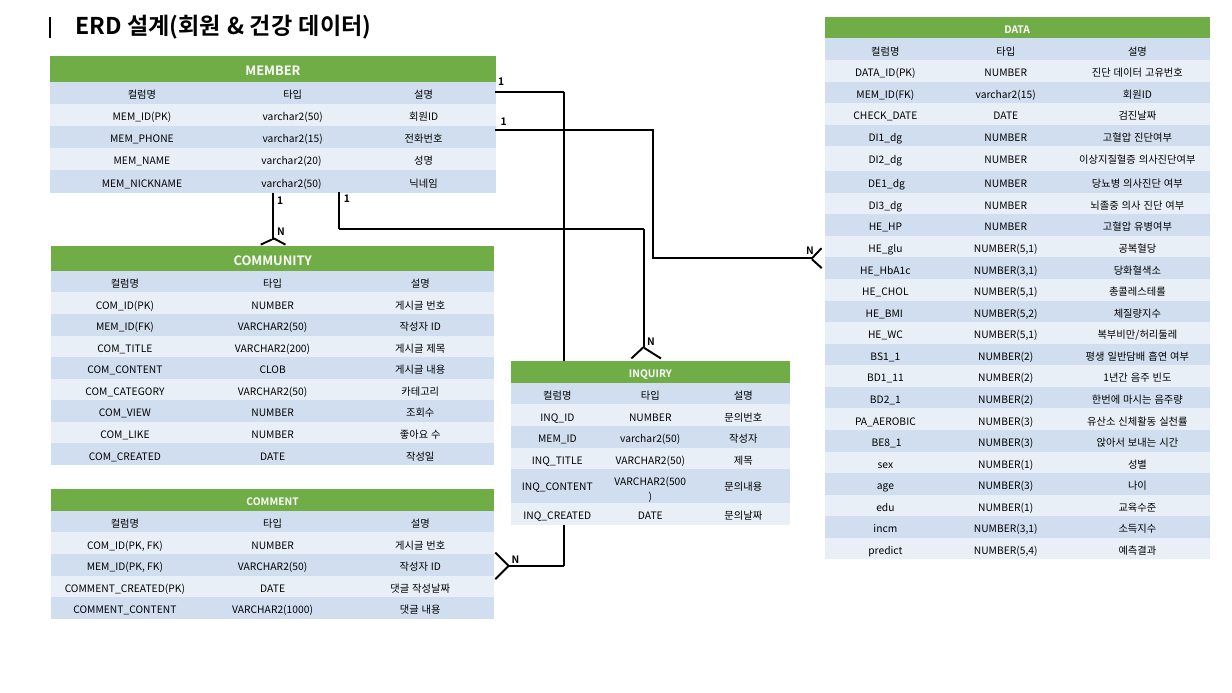
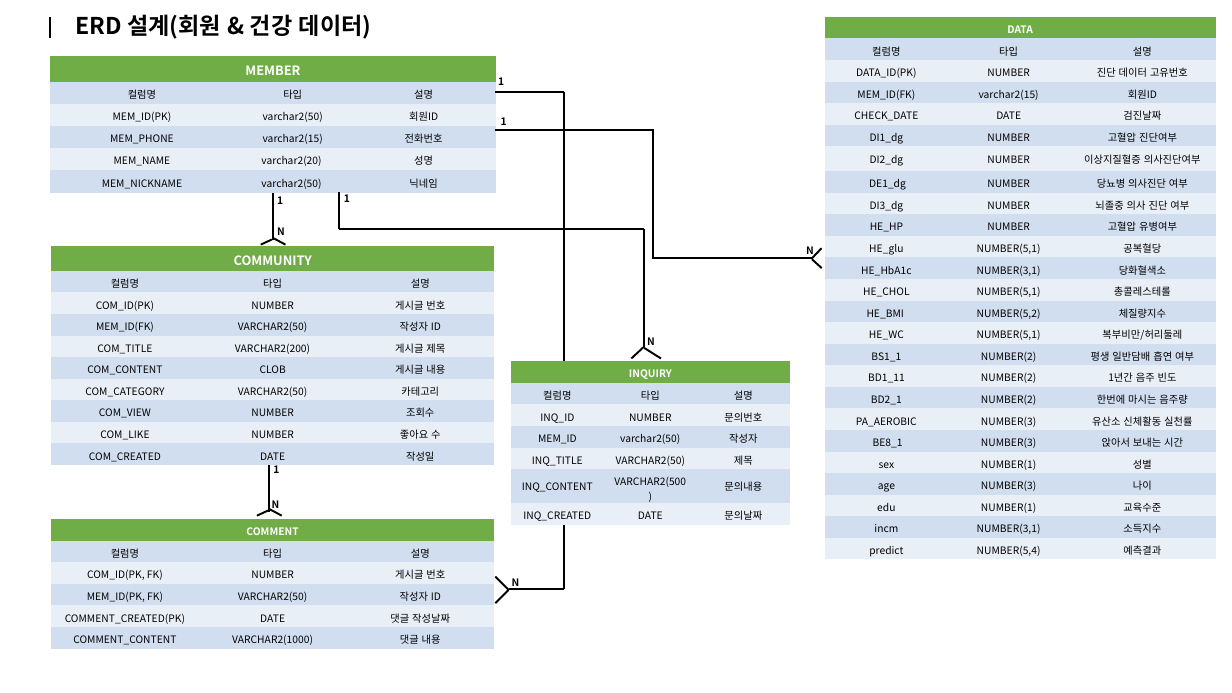
Before and after one commit to seongjun5517/PKNU_Project2, a slide deck: slide 1 of Project2_1/DB산출물/05_ERD.pptx. Drawn at 1232x693 pixels with LibreOffice and Linux fonts; fonts in the diff are those of the drawing. Boxes give left, top, right and bottom in pixels: in the first picture for what was removed or moved away, otherwise in the second. Text is boxed around its words. In the diff, an @@ line names an element or a change of style, - is before the commit and + after.

```diff
--- a/Project2_1/DB산출물/05_ERD.pptx
+++ b/Project2_1/DB산출물/05_ERD.pptx
@@ table: place and size @@
-table at bbox=[825, 17, 1210, 568]
+table at bbox=[825, 17, 1216, 561]
@@ line moved from (564, 92) - (564, 567) to (564, 92) - (564, 590) @@
@@ line added from (269, 465) to (269, 513), #000000 1.5 pt @@
@@ text added at bbox=[273, 463, 279, 473], 8 pt, text #000000, bold @@
+1
@@ line added from (269, 509) to (282, 516), #000000 1.5 pt @@
@@ text added at bbox=[272, 500, 280, 512], 8 pt, text #000000, bold @@
+N
@@ table: place and size @@
-table at bbox=[51, 490, 494, 619]
+table at bbox=[51, 519, 494, 649]
@@ line added from (268, 511) to (257, 516), #000000 1.5 pt @@
@@ 3 lines, 1 text: place and size @@
-3 lines, 1 text at bbox=[495, 553, 564, 579]
+3 lines, 1 text at bbox=[495, 577, 564, 604]
```
Also in this commit, not shown: 8 other files.
